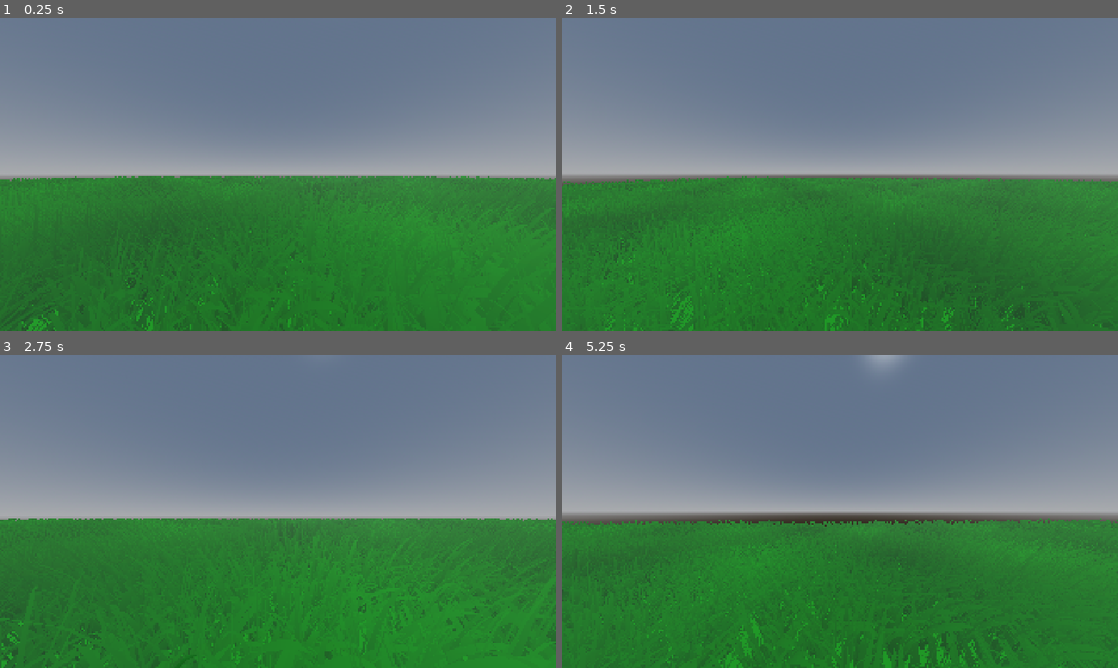
Above: before the commit, frames 1-4 (two rows, left to right).
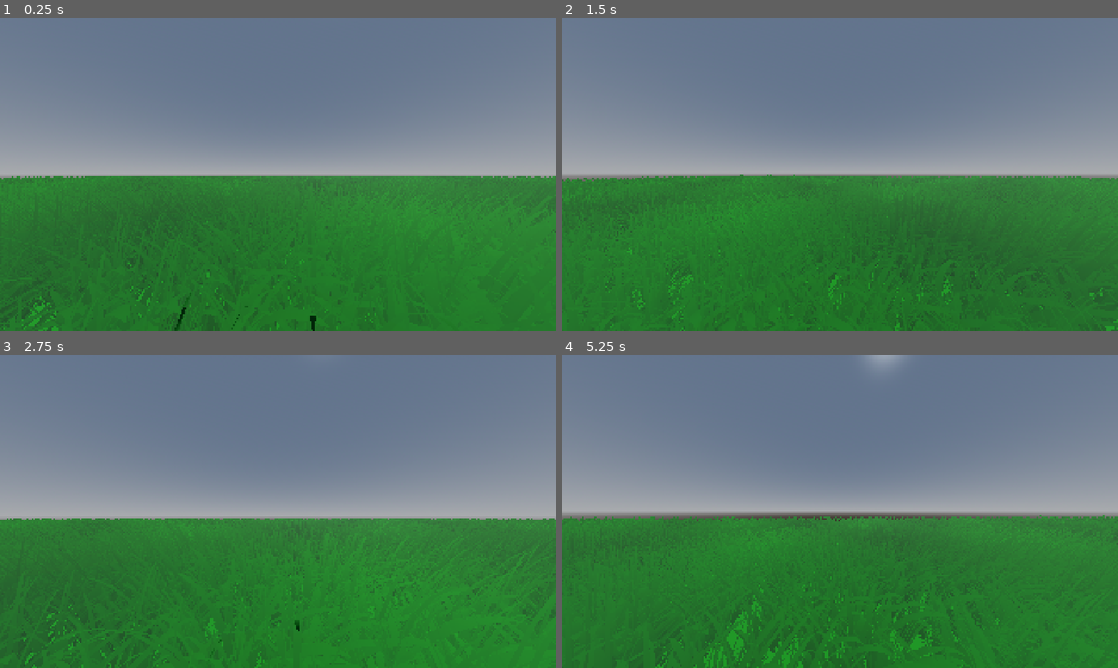
Above: after the commit, the same moments.

Repository: Error403Allowed/Rebound
Game: Godot game, scene res://Scenes/main.tscn
Two runs of this game, one before a commit and one after it. Both use one fixed random seed, a clock stepped at 60 frames per second and the inputs below.
Inputs (mouse positions are in pixels of both pictures, inside the frame that each line leads up to):
- Up to frame 1 (0.25 s): no input
- Up to frame 2 (1.5 s): tap Enter at 0.5 s; move the mouse to (867, 174) at 0.52 s; hold W from 0.53 s (still down); tap R at 0.6 s; click (867, 174) at 0.67 s; tap Space at 0.77 s; move the mouse to (812, 174) at 1.27 s; tap Shift at 1.35 s
- Up to frame 3 (2.75 s): keep holding W; tap Space at 1.52 s; move the mouse to (289, 505) at 2.02 s; tap 1 at 2.1 s
- Up to frame 4 (5.25 s): keep holding W; move the mouse to (834, 517) at 2.77 s; tap 2 at 2.85 s; click (834, 517) at 2.92 s; tap Space at 3.02, 3.77, 4.52 s; move the mouse to (878, 514) at 3.52 s; tap 3 at 3.6 s; move the mouse to (795, 508) at 4.27 s; tap R at 4.35 s; move the mouse to (845, 511) at 5.02 s; hold Shift from 5.03 s (still down); click (845, 511) at 5.17 s

The runs differ from the first frame. In frame 1, 2.0% of the frame differs, in the area x 0-100%, y 50-100%; in frame 2, 3.4%; in frame 3, 2.6%; in frame 4, 4.8%, in the area x 0-100%, y 51-100%.

Commit message:
Make player descent accelerate more realistically

Diff:
--- a/Scripts/player.gd
+++ b/Scripts/player.gd
@@ -3,6 +3,8 @@
 @export var speed: float = 5.0
 @export var sprint_speed: float = 7.5
 @export var jump_velocity: float = 4.5
+@export var fall_gravity: float = 26.0
+@export var max_fall_speed: float = 40.0
 @export var mouse_sensitivity: float = 0.002
 @export var ground_acceleration: float = 50.0
 @export var air_acceleration: float = 15.0
@@ -36,7 +38,9 @@
 	var controls_active: bool = Input.mouse_mode == Input.MOUSE_MODE_CAPTURED
 	var grounded: bool = is_on_floor() and velocity.y <= 0.0
 	if not grounded:
-		velocity.y -= gravity * delta
+		var applied_gravity: float = fall_gravity if velocity.y < 0.0 else gravity
+		velocity.y -= applied_gravity * delta
+		velocity.y = maxf(velocity.y, -max_fall_speed)
 
 	var jump_held: bool = Input.is_physical_key_pressed(KEY_SPACE)
 	if controls_active and jump_held and not _jump_was_held and grounded:
